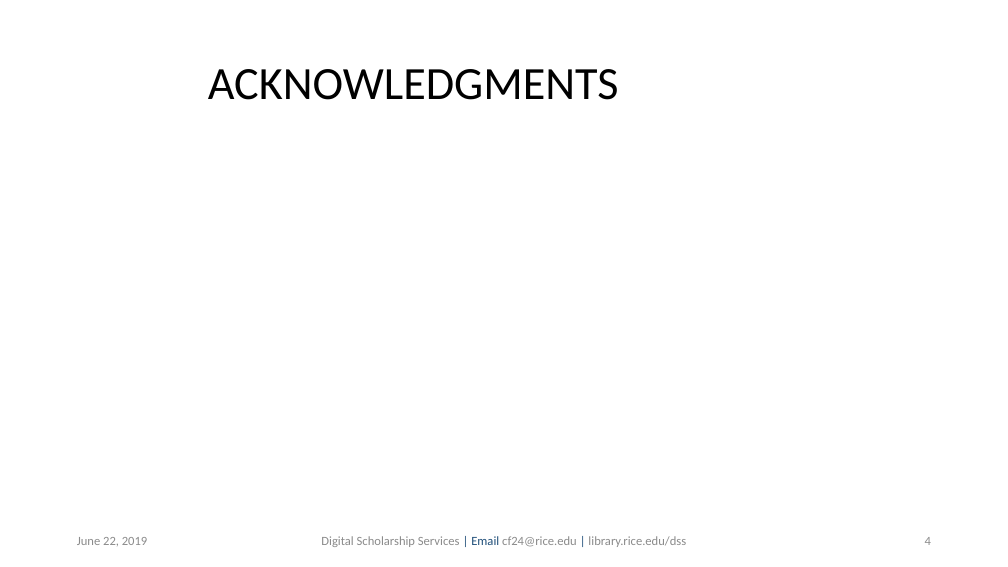
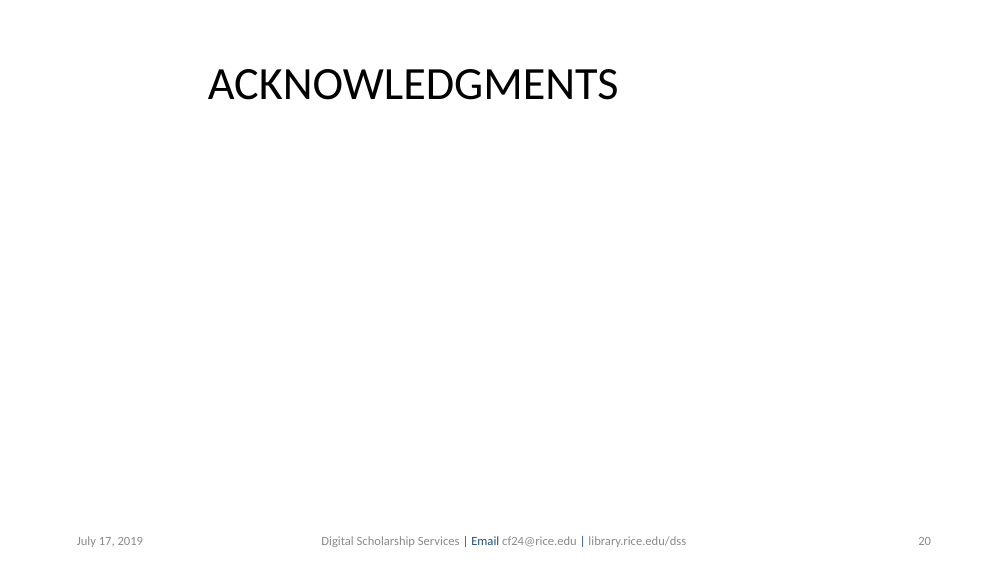
Before and after one commit to bakitybacon/rice-data-and-donuts, a slide deck: slide 20 of tsa/Introduction to Time Series Analysis.pptx (slide 4 before the commit). Drawn at 1008x567 pixels with LibreOffice and Linux fonts; fonts in the diff are those of the drawing; background and template pictures are left out. Boxes give left, top, right and bottom in pixels: in the first picture for what was removed or moved away, otherwise in the second. Text is boxed around its words. In the diff, an @@ line names an element or a change of style, - is before the commit and + after.

```diff
--- a/tsa/Introduction to Time Series Analysis.pptx
+++ b/tsa/Introduction to Time Series Analysis.pptx
@@ text at [77,536,144,547]: text changed @@
-June 22, 2019
+July 17, 2019
@@ page number at [918,537,931,545]: text changed @@
-4
+20
```
Also in this commit, not shown: 2 other slides changed, 16 slides added.
